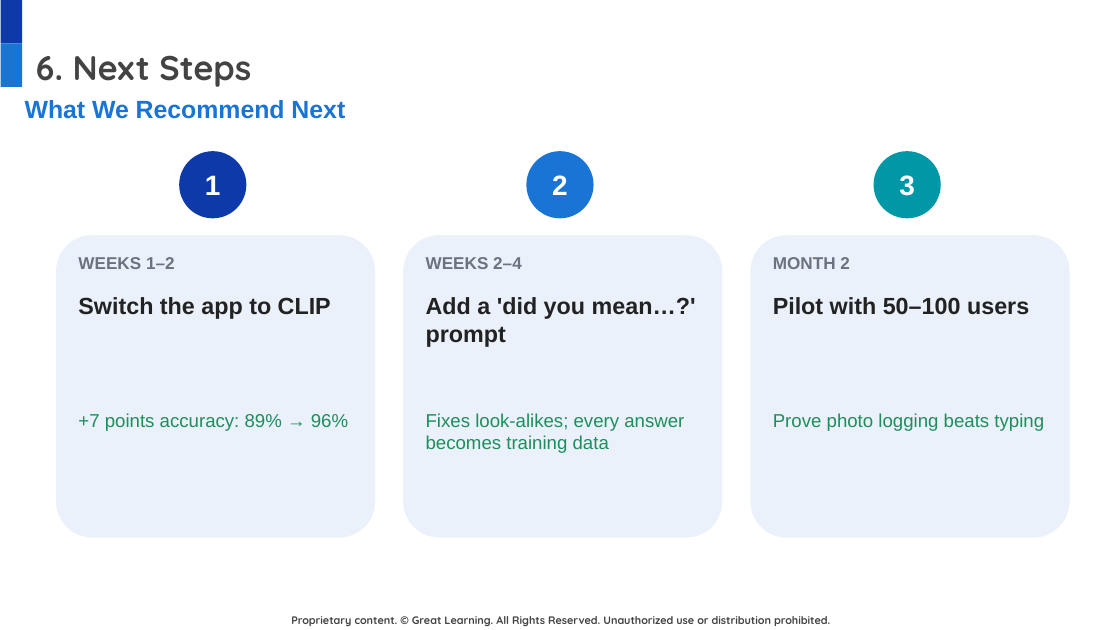
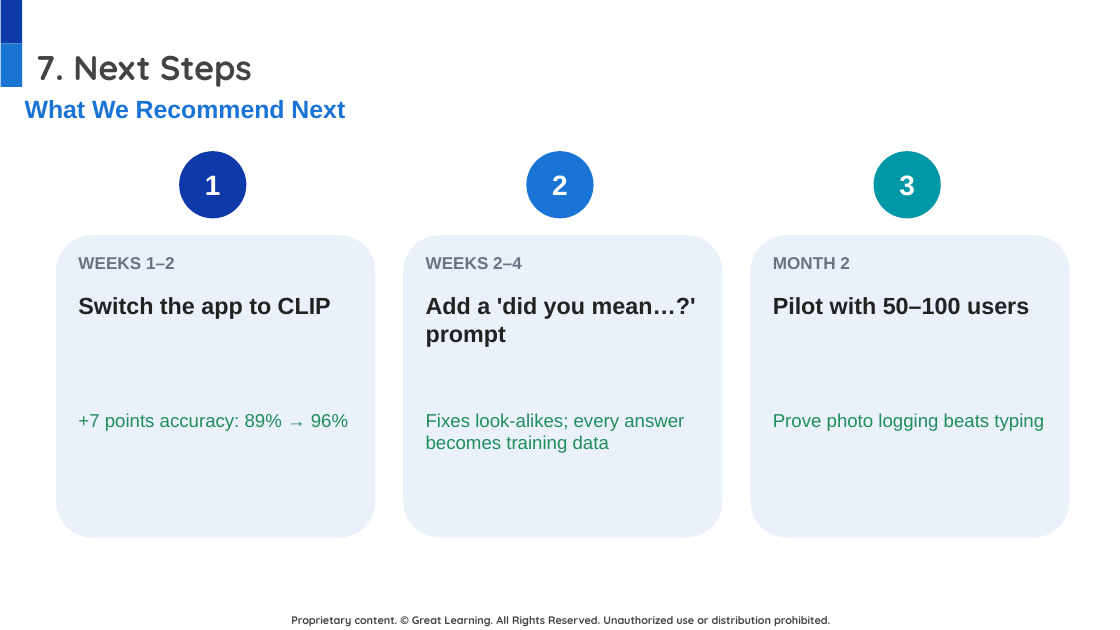
Before and after one commit to DatariusAI/nutriscan-food-detection, a slide deck: slide 15 of docs/NutriScan_Final_Presentation.pptx (slide 12 before the commit). Drawn at 1120x630 pixels with LibreOffice and Linux fonts; fonts in the diff are those of the drawing; background and template pictures are left out. Boxes give left, top, right and bottom in pixels: in the first picture for what was removed or moved away, otherwise in the second. Text is boxed around its words. In the diff, an @@ line names an element or a change of style, - is before the commit and + after.

```diff
--- a/docs/NutriScan_Final_Presentation.pptx
+++ b/docs/NutriScan_Final_Presentation.pptx
@@ title at [36, 55, 252, 87]: text changed @@
-6. Next Steps
+7. Next Steps
```
Also in this commit, not shown: 5 other slides changed, 2 slides added.
